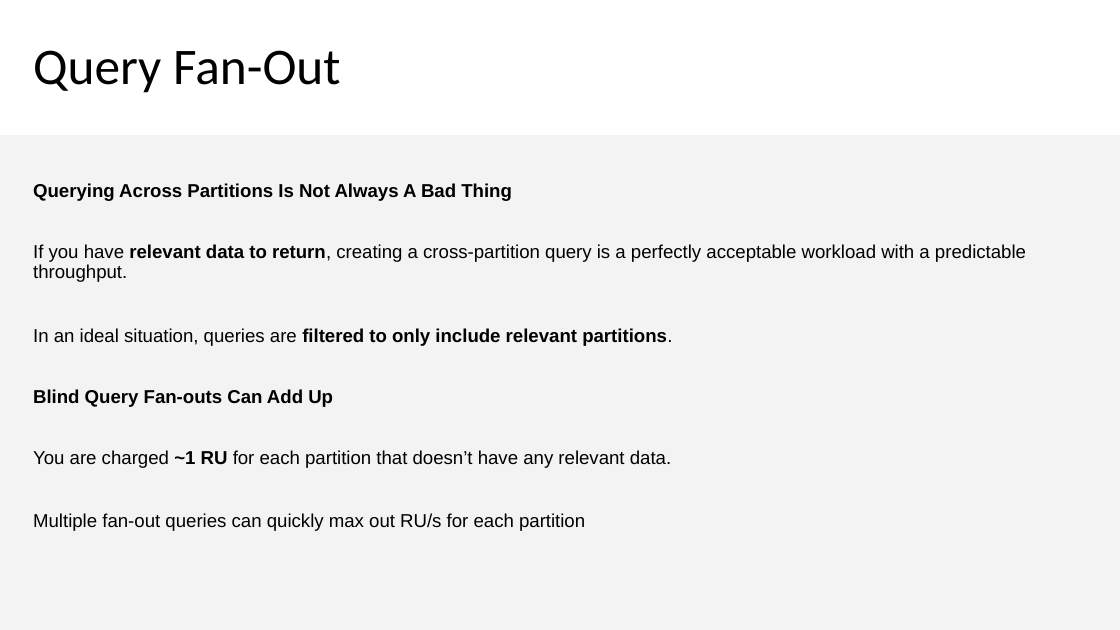
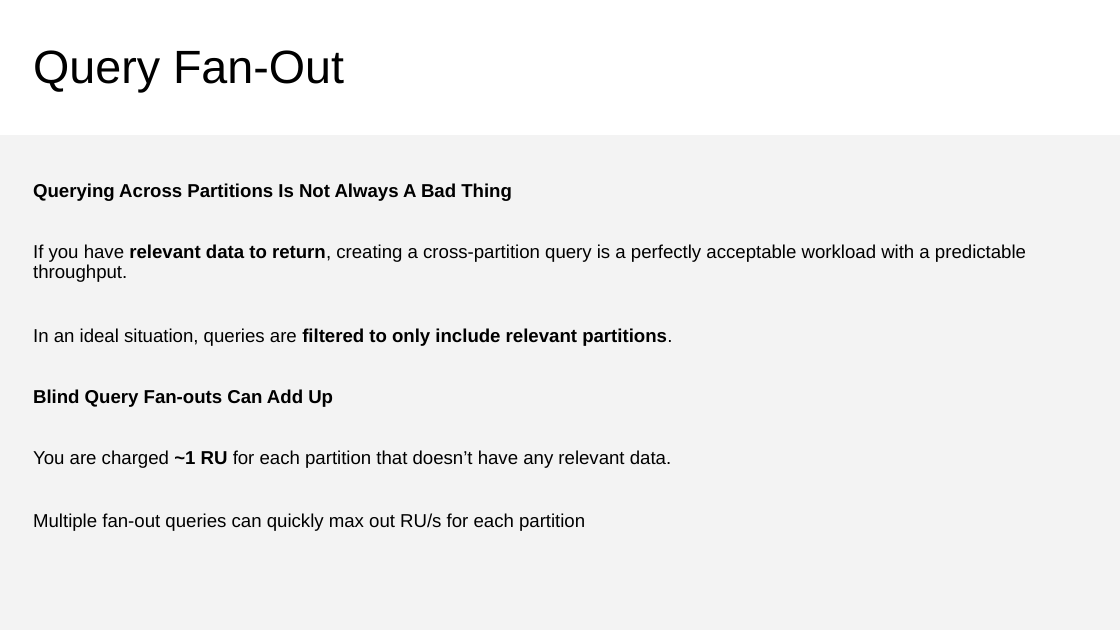
Before and after one commit to CosmosDB/labs, a slide deck: slide 19 of decks/Partitioning.pptx. Drawn at 1120x630 pixels with LibreOffice and Linux fonts; fonts in the diff are those of the drawing. Boxes give left, top, right and bottom in pixels: in the first picture for what was removed or moved away, otherwise in the second. Text is boxed around its words. In the diff, an @@ line names an element or a change of style, - is before the commit and + after.

```diff
--- a/decks/Partitioning.pptx
+++ b/decks/Partitioning.pptx
@@ title "Query Fan-Out" at [33,50,344,92]: size 44 to 40 pt, font Calibri to Arial @@
```
Also in this commit, not shown: 13 other slides changed.
